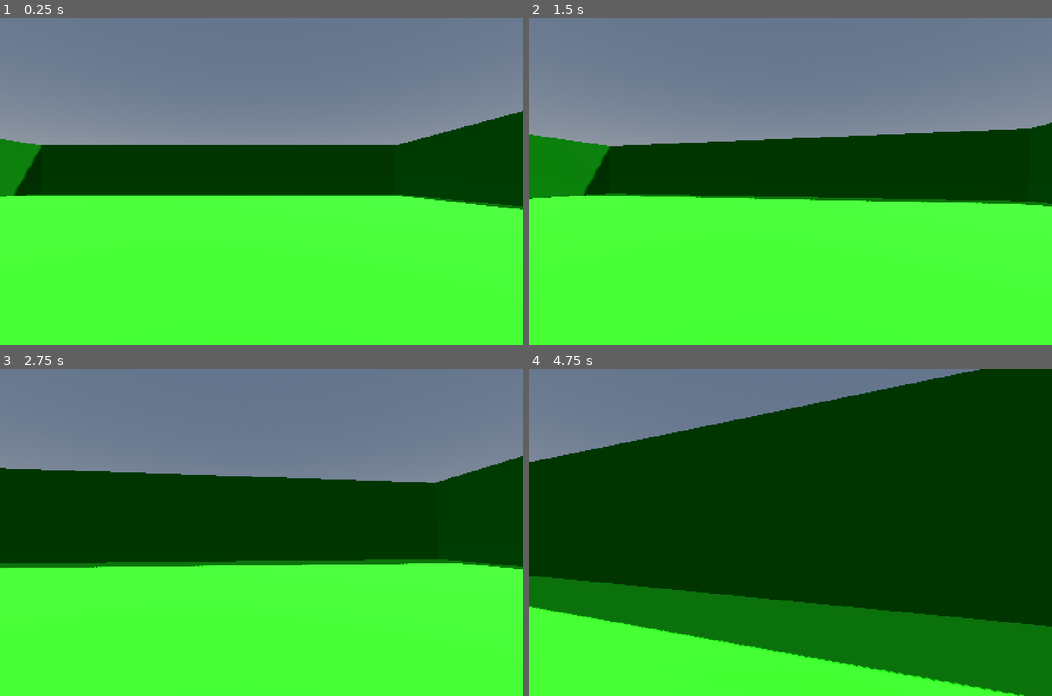
Above: before the commit, frames 1-4 (two rows, left to right).
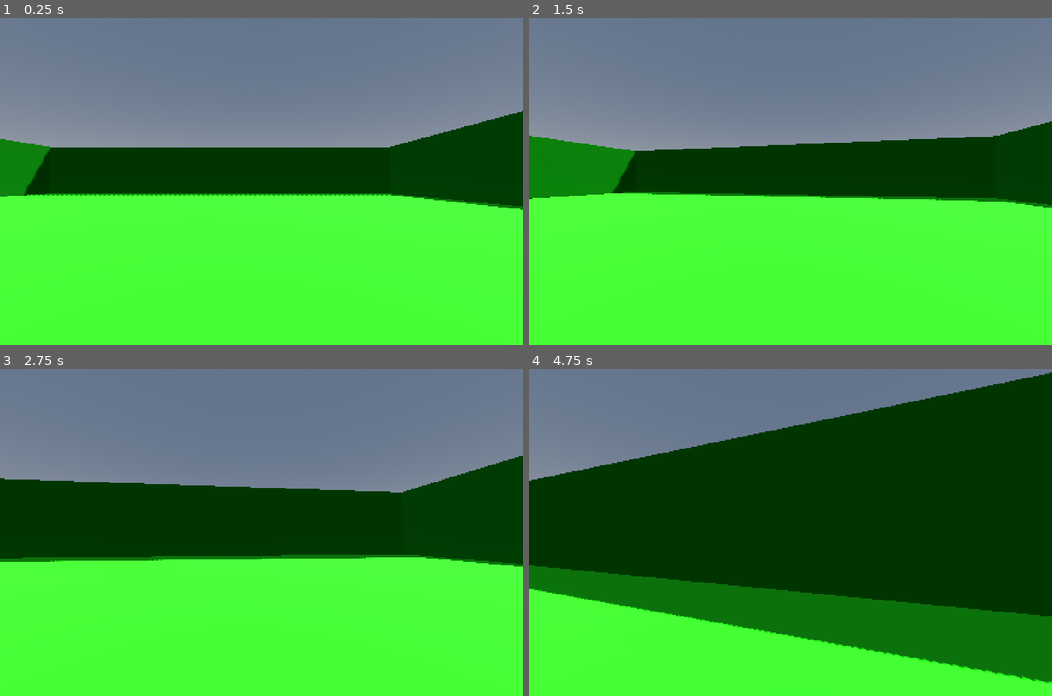
Above: after the commit, the same moments.

Repository: Rikki-Wallis/dark-arts
Game: Godot game, scene res://Scenes/world.tscn
The game is run twice, just before and just after one commit, with the same random seed, the same clock (stepped at 60 frames per second) and the same inputs.
Inputs (mouse positions are in pixels of both pictures, inside the frame that each line leads up to):
- Up to frame 1 (0.25 s): no input
- Up to frame 2 (1.5 s): move the mouse to (816, 181) at 0.52 s; hold Shift (Sprint) 0.53-1.28 s; hold W (Forward) from 0.53 s (still down); tap Space (Jump) at 0.77 s; move the mouse to (764, 181) at 1.27 s; tap Shift (Sprint) at 1.35 s
- Up to frame 3 (2.75 s): keep holding W (Forward); tap Space (Jump) at 1.52 s; move the mouse to (271, 525) at 2.02 s; hold Shift (Sprint) from 2.03 s (still down)
- Up to frame 4 (4.75 s): keep holding W (Forward); move the mouse to (785, 539) at 2.77 s; release Shift (Sprint) at 2.78 s; tap Shift (Sprint) at 2.85, 4.35 s; tap Space (Jump) at 3.02, 3.77, 4.52 s; move the mouse to (827, 535) at 3.52 s; hold Shift (Sprint) 3.53-4.28 s; move the mouse to (748, 529) at 4.27 s

The runs differ from the first frame. In frame 1, 1.4% of the frame differs, in the area x 0-100%, y 38-59%; in frame 2, 3.4%; in frame 3, 5.3%; in frame 4, 14%, in the area x 0-100%, y 0-100%.

Commit message:
0.1.4 - variable fov based on player speed

Diff:
--- a/stealth-roguelike/Scripts/player.gd
+++ b/stealth-roguelike/Scripts/player.gd
@@ -13,6 +13,10 @@
 const BOB_FREQ = 2.0
 const BOB_AMP = 0.08
 var t_bob = 0.0
+
+# fov
+const BASE_FOV = 75.0
+const FOV_CHANGE = 1.5
 
 @onready var head = $Head
 @onready var camera = $Head/Camera3D
@@ -63,6 +67,10 @@
 	t_bob += delta * velocity.length() * float(is_on_floor())
 	camera.transform.origin = _headbob(t_bob)
 
+	# fov
+	var velocity_clamped = clamp(velocity.length(), 0.5, SPRINT_SPEED * 2)
+	var target_fov = BASE_FOV + FOV_CHANGE * velocity_clamped
+	camera.fov = lerp(camera.fov, target_fov, delta * 8.0)
 	move_and_slide()
 
 func _headbob(time) -> Vector3:
